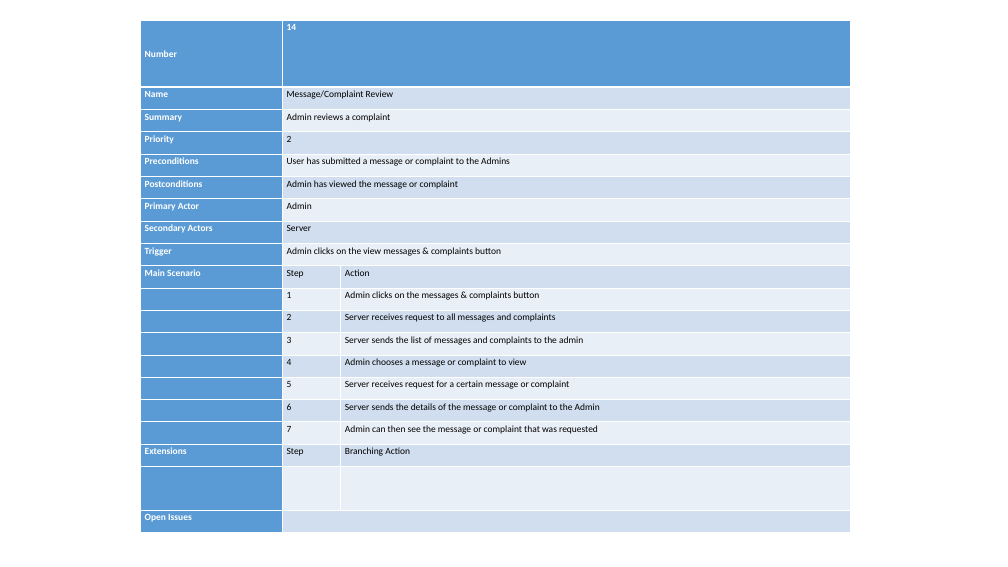
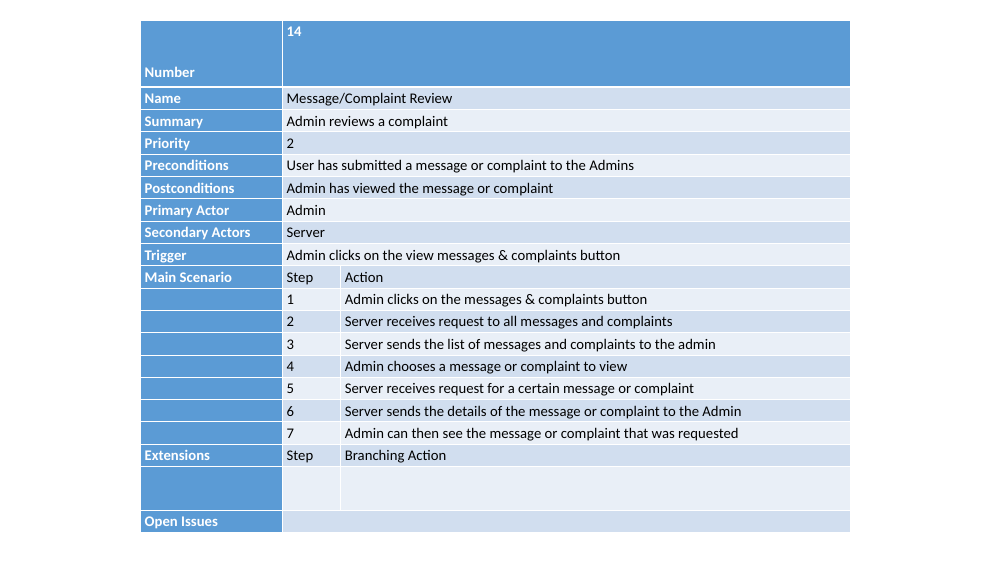
Before and after one commit to jjumbc/Software-Engineering-Group-project, a slide deck: slide 18 of Presentation/Spiral1.pptx. Drawn at 1008x567 pixels with LibreOffice and Linux fonts; fonts in the diff are those of the drawing. Boxes give left, top, right and bottom in pixels: in the first picture for what was removed or moved away, otherwise in the second. Text is boxed around its words. In the diff, an @@ line names an element or a change of style, - is before the commit and + after.

Commit message:
Standardized font size to 14 on Use Cases in Spiral1.pptx

```diff
--- a/Presentation/Spiral1.pptx
+++ b/Presentation/Spiral1.pptx
@@ table at [141, 20, 851, 533] @@
@@ size 9 to 14 pt @@
```
Also in this commit, not shown: 11 other slides changed.
